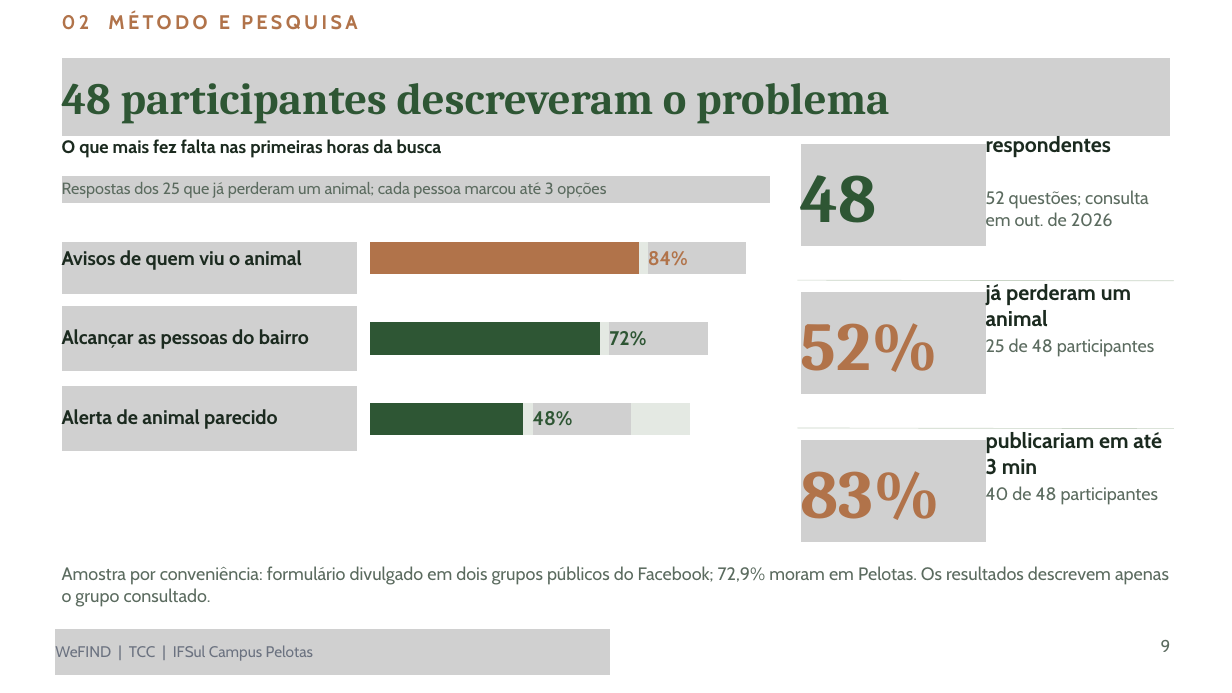
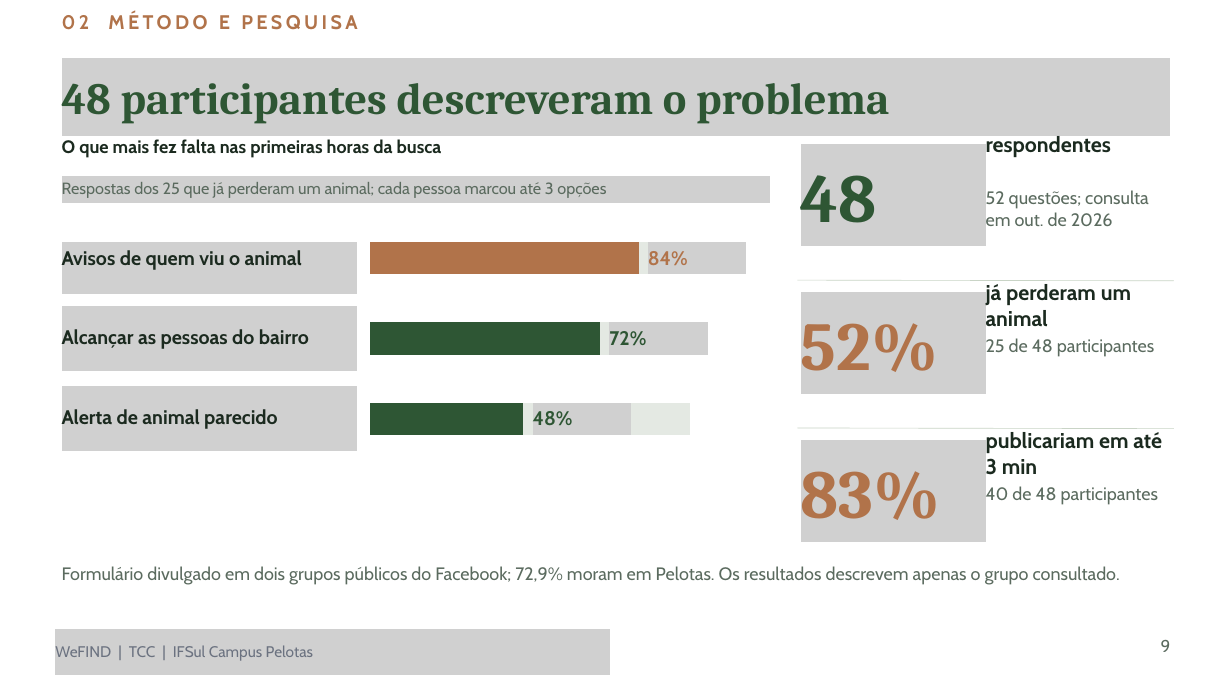
Before and after one commit to LuisHenriqueTSI/wefind, a slide deck: slide 9 of WEFIND - TCC/apresentacao_pptx/WeFIND - tcc_apresentacao_sem_testes.pptx. Drawn at 1232x693 pixels with LibreOffice and Linux fonts; fonts in the diff are those of the drawing; grey boxes stand for pictures. Boxes give left, top, right and bottom in pixels: in the first picture for what was removed or moved away, otherwise in the second. Text is boxed around its words. In the diff, an @@ line names an element or a change of style, - is before the commit and + after.

```diff
--- a/WEFIND - TCC/apresentacao_pptx/WeFIND - tcc_apresentacao_sem_testes.pptx
+++ b/WEFIND - TCC/apresentacao_pptx/WeFIND - tcc_apresentacao_sem_testes.pptx
@@ text at (x1=62, y1=566, x2=1120, y2=585): text changed @@
-Amostra por conveniência: formulário divulgado em dois grupos públicos do Facebook; 72,9% moram em Pelotas. Os resultados descrevem apenas o grupo consultado.
+Formulário divulgado em dois grupos públicos do Facebook; 72,9% moram em Pelotas. Os resultados descrevem apenas o grupo consultado.
```
Also in this commit, not shown: 2 other slides changed, 24 other files.
